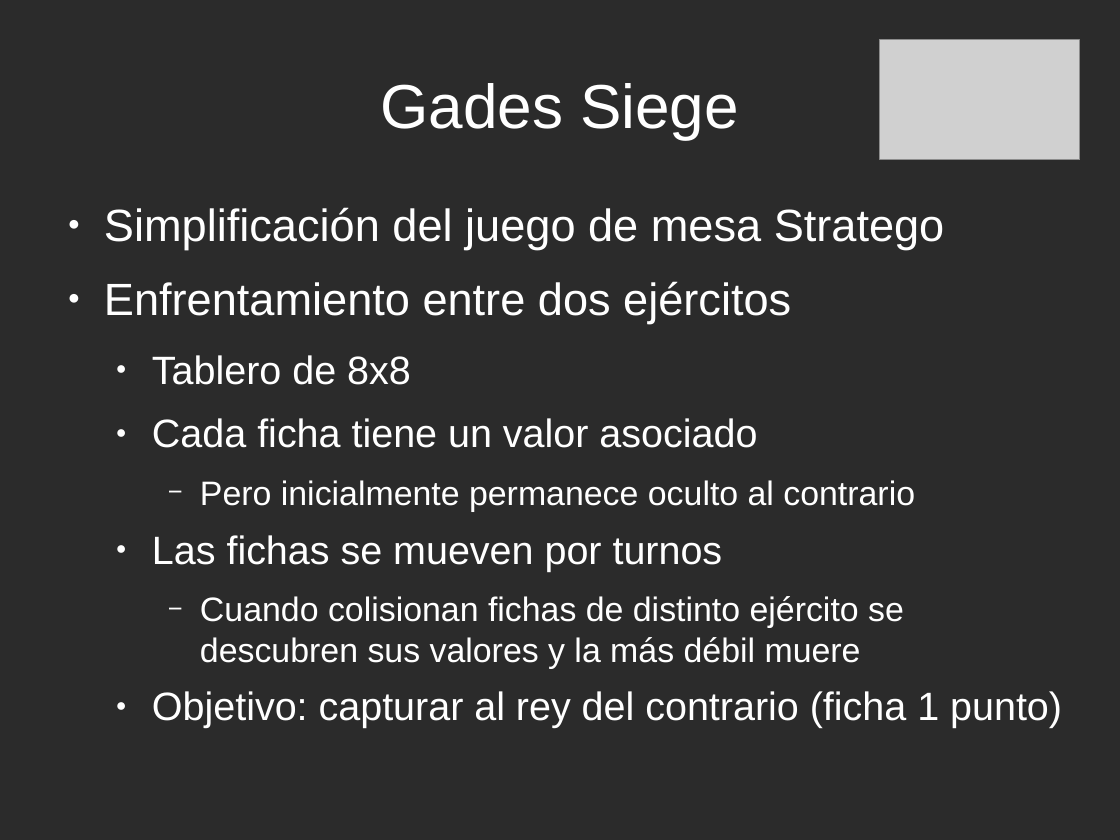
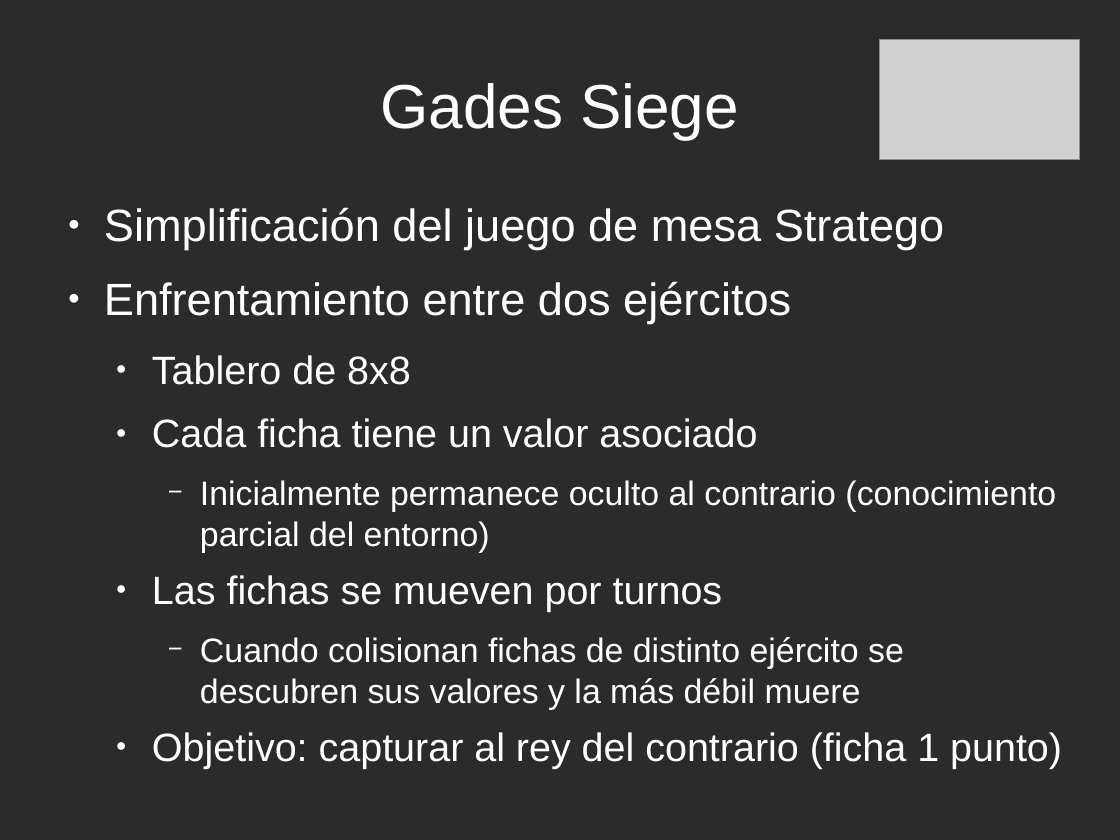
Before and after one commit to rompehielos013013013/gsiege, a slide deck: slide 12 of presentacion/expertoUCLM2014/SSEE-IA.odp. Drawn at 1120x840 pixels with LibreOffice and Linux fonts; fonts in the diff are those of the drawing; grey boxes stand for pictures; background and template pictures are left out; a plain dark background stands for a picture behind light text. Boxes give left, top, right and bottom in pixels: in the first picture for what was removed or moved away, otherwise in the second. Text is boxed around its words. In the diff, an @@ line names an element or a change of style, - is before the commit and + after.

```diff
--- a/presentacion/expertoUCLM2014/SSEE-IA.odp
+++ b/presentacion/expertoUCLM2014/SSEE-IA.odp
@@ text at box(200, 480, 1056, 553): text changed @@
-    − Pero inicialmente permanece oculto al contrario
+    − Inicialmente permanece oculto al contrario (conocimiento parcial del entorno)
```
Also in this commit, not shown: 3 other slides changed, 4 slides added, 1 slide removed.
